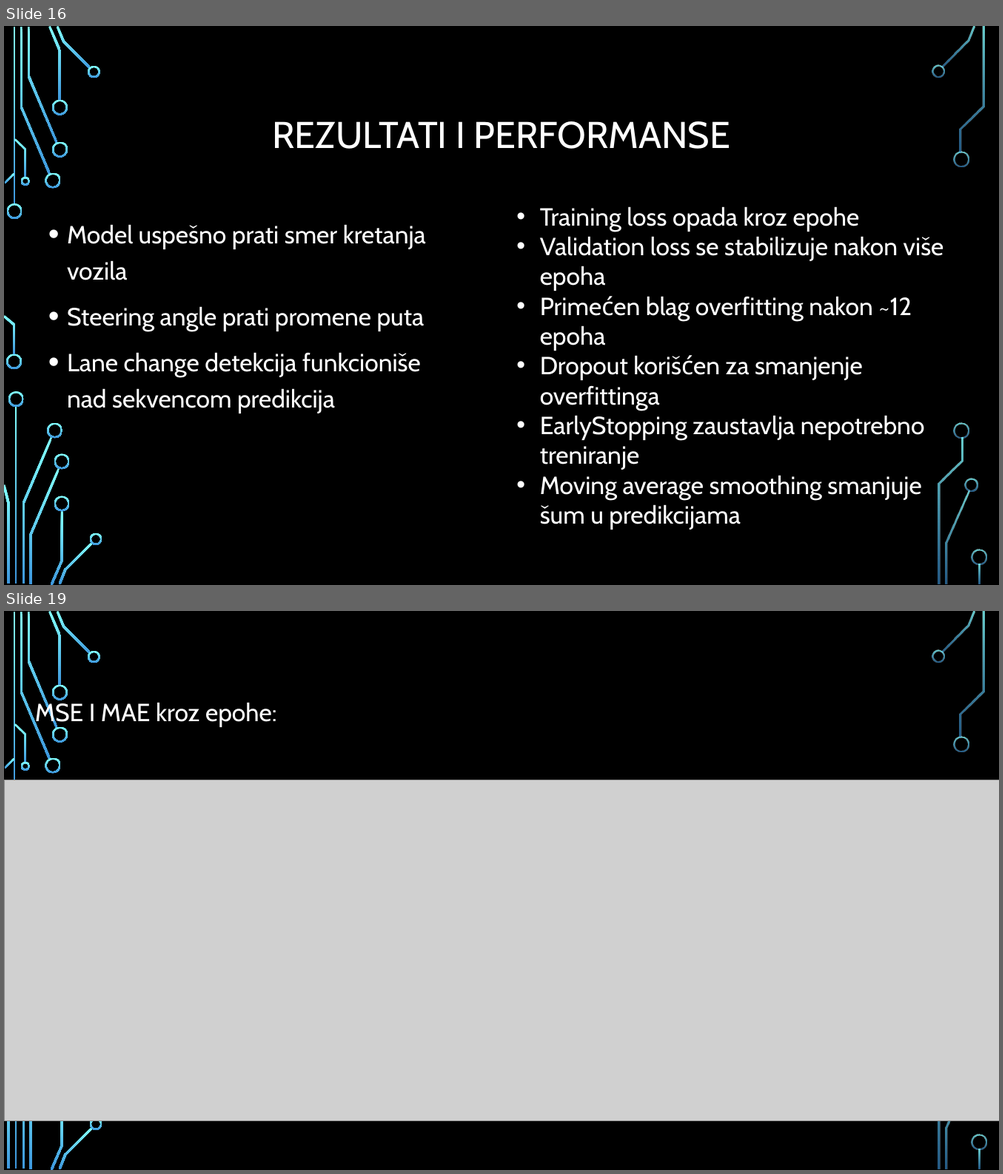
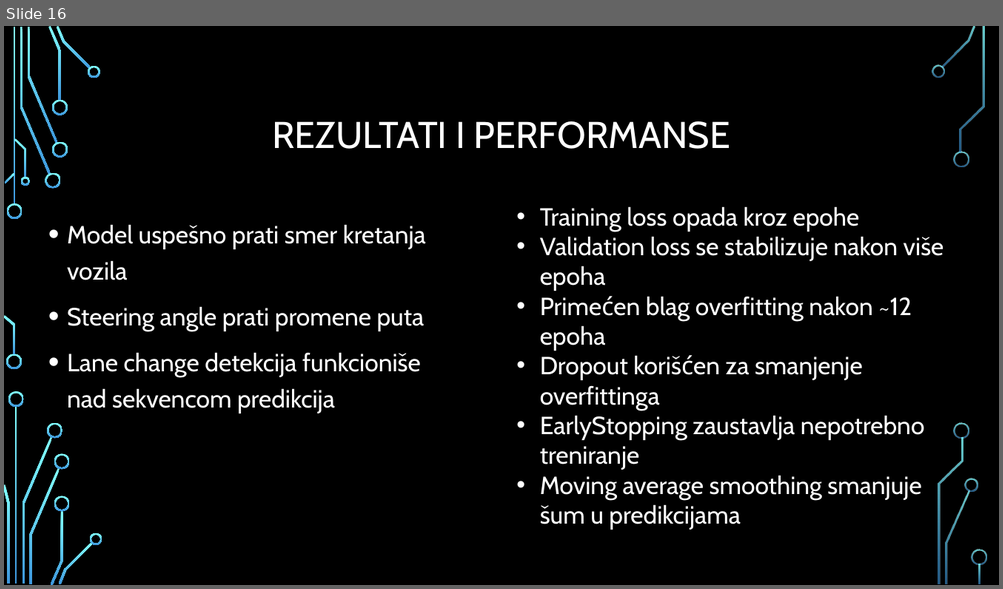
Before and after one commit to jglintic/duboko_ucenje, a slide deck: dubuko_ucenje_projekat_ppt.pptx. Shown one above the other, each under a label of ours: slides 16 and 19 before the commit, slide 16 after it; the slides between them are not shown. The pictures are 1003x1174 and 1003x589 pixels, drawn with LibreOffice and Linux fonts; fonts in the diff are those of the drawing; grey boxes stand for pictures; background and template pictures are left out. Boxes give left, top, right and bottom in pixels: in the first picture for what was removed or moved away, otherwise in the second. Text is boxed around its words. In the diff, an @@ line names an element or a change of style, - is before the commit and + after.

```diff
--- a/dubuko_ucenje_projekat_ppt.pptx
+++ b/dubuko_ucenje_projekat_ppt.pptx
@@ slide 19 removed at box(4, 611, 999, 1170), background picture (left out); not listed: 28 template elements that a slide beside it also shows @@
@@ text removed at box(35, 701, 277, 727) @@
-MSE I MAE kroz epohe:
@@ picture removed at box(4, 780, 999, 1122) @@
```
Also in this commit, not shown: 14 slides changed, 1 slide added.
